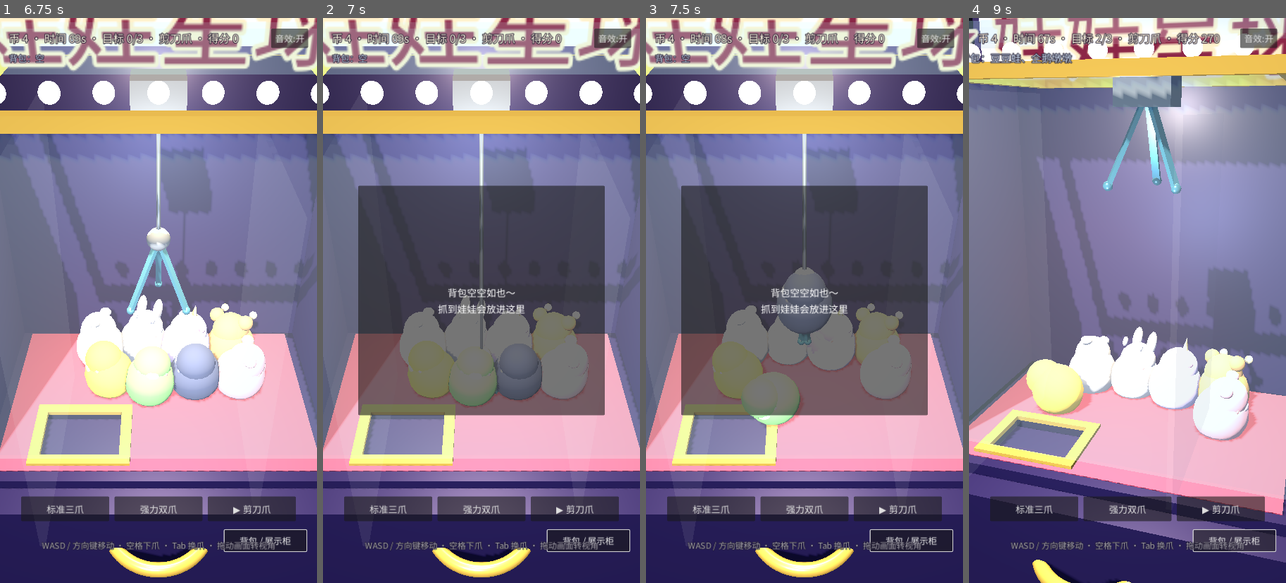
Above: before the commit, frames 1-4 (left to right).
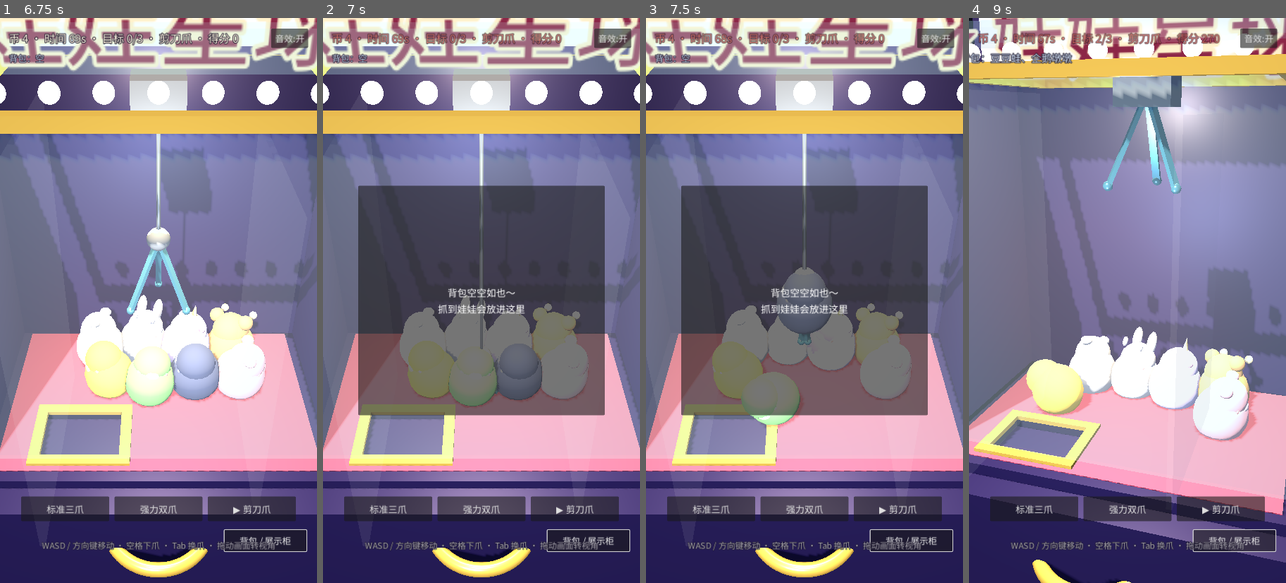
Above: after the commit, the same moments.

Repository: hl3w22bupt/myrd-playground
Game: Godot game, scene res://scenes/main.tscn
The game is run twice, just before and just after one commit, with the same random seed, the same clock (stepped at 60 frames per second) and the same inputs.
Inputs (mouse positions are in pixels of both pictures, inside the frame that each line leads up to):
- Up to frame 1 (6.75 s): click "音效:开" at 0.5 s; click "已静音" at 1.25 s; click "▶ 标准三爪" at 2 s; click "强力双爪" at 2.75 s; click "标准三爪" at 3.5 s; click "剪刀爪" at 4.25 s; click "▶ 剪刀爪" at 5 s; click "背包 / 展示柜" at 5.75 s; tap Enter (confirm) at 6.5 s; move the mouse to (228, 272) at 6.52 s; hold D (move_right) from 6.53 s (still down); hold Enter (confirm) from 6.53 s (still down); click (228, 272) at 6.67 s
- Up to frame 2 (7 s): keep holding D (move_right); keep holding Enter (confirm); tap Space at 6.77 s
- Up to frame 3 (7.5 s): release D (move_right) at 7.25 s; release Enter (confirm) at 7.25 s; drag from (741, 328) to (788, 413) at 7.27 s
- Up to frame 4 (9 s): move the mouse to (1159, 176) at 8.02 s; hold D (move_right) 8.03-8.75 s; hold Tab (switch_claw) 8.03-8.75 s; click (1159, 176) at 8.17 s; tap Enter (confirm) at 8.3 s; drag from (1111, 413) to (1032, 215) at 8.77 s

Frame 1 is identical in both runs. In frame 2, 0.5% of the frame differs, in the area x 3-76%, y 2-5%; in frame 3, 0.5%; in frame 4, 0.7%, in the area x 3-80%, y 2-5%.

Commit message:
feat(game-11): 点按画布=下爪/重开（移动端主操作路径）+ 重导出
- main.gd：点按 3D 画布触发 _confirm_primary（下爪/结算重开），与键盘 confirm、触摸「下爪」键三路共用
  - is_input_handled() 守卫：摇杆/触摸按钮命中的事件不重复触发
  - 24px 位移阈值：拖动转视角（CameraRig）不误下爪
  - 触屏设备屏蔽派生鼠标事件（emulate_mouse_from_touch）防双触发
- 移动端 UX 依据：中央裸 tap 此前无绑定动作 —— 移动端门禁 tap 后画面零变化（tapDiff=0），
  且「点哪都下爪」本就是抓娃娃机最自然的单手操作
- 本地四门禁复验全绿（preflight/smoke/fuzz/playtest），Web 导出已更新
- 壳页提示文案补「点按画面下爪」

Co-Authored-By: Claude <noreply@anthropic.com>

Diff:
--- a/games/game-11/qa/mobile/report.json
+++ b/games/game-11/qa/mobile/report.json
@@ -8,7 +8,7 @@
     "mobile": true,
     "ua": "Mozilla/5.0 (iPhone; CPU iPhone OS 17_5 like Mac OS X) AppleWebKit/605.1.15 (KHTML, like Gecko) Version/17.5 Mobile/15E148 Safari/604.1"
   },
-  "checkedAt": "2026-10-06T10:08:38.452Z",
+  "checkedAt": "2026-10-06T10:16:48.712Z",
   "checks": [
     {
       "id": "network",
@@ -67,15 +67,15 @@
     {
       "id": "fps",
       "label": "FPS ≥ 8（swiftshader 软渲染口径）",
-      "status": "fail",
-      "detail": "实测 3 fps"
+      "status": "pass",
+      "detail": "实测 9 fps"
     }
   ],
   "metrics": {
     "colorCount": 24,
     "idleDiff": 394,
     "tapDiff": 0,
-    "fps": 3,
+    "fps": 9,
     "scrollWidth": 390,
     "clientWidth": 390,
     "hasViewportMeta": true
--- a/games/game-11/scripts/main.gd
+++ b/games/game-11/scripts/main.gd
@@ -12,6 +12,10 @@
 const SPAWN_JITTER: float = 0.045
 ## BGM 音量（线性）。
 const BGM_VOLUME_DB: float = -9.0
+## 点按画布判定的位移阈值（px）：起点-终点距离 ≤ 该值算点按（下爪），超过算拖动转视角。
+const TAP_SLOP_PX: float = 24.0
+## 鼠标点按在 _tap_starts 里的伪索引（与触摸 index 空间隔离，防互踩）。
+const MOUSE_TAP_INDEX: int = -1
 
 @onready var claw: Claw = $Claw
 @onready var machine: Machine = $Machine
@@ -30,13 +34,15 @@
 
 var _bgm: AudioStreamPlayer
 var _move_hint: String = "WASD / 方向键移动 · 空格下爪 · Tab 换爪 · 拖动画面转视角"
+## 进行中的点按起点（触摸 index → 起点；鼠标用 MOUSE_TAP_INDEX）。
+var _tap_starts: Dictionary = {}
 
 
 func _ready() -> void:
 	_setup_environment()
 	if DisplayServer.is_touchscreen_available():
 		touch_ui.visible = true
-		_move_hint = "摇杆移动 · 「下爪」键下爪/重开 · 「换爪」键切换爪型 · 拖动画面转视角"
+		_move_hint = "摇杆移动 · 点按画面/「下爪」键下爪/重开 · 「换爪」键切换爪型 · 拖动画面转视角"
 	hint_label.text = _move_hint
 	_setup_bgm()
 	_connect_signals()
@@ -122,19 +128,51 @@
 
 
 func _unhandled_input(event: InputEvent) -> void:
+	# 摇杆/触摸按钮命中后事件已标记 handled（反向传播下它们先于 Main 收到），
+	# 这里守卫掉 —— 点按画布的判定只吃「落在 3D 场景上的裸点按」。
+	if get_viewport().is_input_handled():
+		return
 	if event.is_action_pressed("switch_claw"):
 		GameState.switch_claw()
 		Juice.sfx(&"confirm")
 	elif event.is_action_pressed("confirm"):
-		if GameState.phase == GameState.Phase.RESULT:
-			GameState.start_round()
-			Juice.sfx(&"confirm")
-		elif GameState.phase == GameState.Phase.PLAYING:
-			if claw.try_drop():
-				Juice.sfx(&"drop")
-			else:
-				Juice.sfx(&"fail")
-				Juice.flash(hud_label, Color(1.0, 0.4, 0.4, 0.6))
+		_confirm_primary()
+	elif event is InputEventScreenTouch:
+		# 点按画布 = 主动作（下爪/结算重开）：移动端单手主路径，与「下爪」键同义。
+		# 位移超过 TAP_SLOP_PX 的判定为拖动转视角（CameraRig 的职责），不下爪。
+		var touch := event as InputEventScreenTouch
+		if touch.pressed:
+			_tap_starts[touch.index] = touch.position
+		elif _tap_starts.has(touch.index):
+			var start: Vector2 = _tap_starts[touch.index]
+			_tap_starts.erase(touch.index)
+			if start.distance_to(touch.position) <= TAP_SLOP_PX:
+				_confirm_primary()
+	elif event is InputEventMouseButton and not DisplayServer.is_touchscreen_available():
+		# 桌面鼠标点按同义（触屏设备跳过：触摸事件已被上面处理，
+		# emulate_mouse_from_touch 的派生鼠标事件不得二次触发）。
+		var mb := event as InputEventMouseButton
+		if mb.button_index == MOUSE_BUTTON_LEFT:
+			if mb.pressed:
+				_tap_starts[MOUSE_TAP_INDEX] = mb.position
+			elif _tap_starts.has(MOUSE_TAP_INDEX):
+				var mouse_start: Vector2 = _tap_starts[MOUSE_TAP_INDEX]
+				_tap_starts.erase(MOUSE_TAP_INDEX)
+				if mouse_start.distance_to(mb.position) <= TAP_SLOP_PX:
+					_confirm_primary()
+
+
+## 主动作（下爪 / 结算重开）：键盘 confirm、触摸「下爪」按钮、点按画布三路共用。
+func _confirm_primary() -> void:
+	if GameState.phase == GameState.Phase.RESULT:
+		GameState.start_round()
+		Juice.sfx(&"confirm")
+	elif GameState.phase == GameState.Phase.PLAYING:
+		if claw.try_drop():
+			Juice.sfx(&"drop")
+		else:
+			Juice.sfx(&"fail")
+			Juice.flash(hud_label, Color(1.0, 0.4, 0.4, 0.6))
 
 
 ## ── 布货与复位 ──
Not shown, added: games/game-11/export/web/index.apple-touch-icon.png.import
Not shown, added: games/game-11/export/web/index.icon.png.import
Not shown, added: games/game-11/export/web/index.png.import
Binary file changed: games/game-11/qa/mobile/phase-joystick.png
Not shown, added: games/game-11/qa/mobile/phase-joystick.png.import
Binary file changed: games/game-11/qa/mobile/phase-load.png
Not shown, added: games/game-11/qa/mobile/phase-load.png.import
Binary file changed: games/game-11/qa/mobile/phase-tap.png
Not shown, added: games/game-11/qa/mobile/phase-tap.png.import
Not shown, changed: games/game-11/export/web/index.html
Not shown, changed: games/game-11/export/web/index.pck
Not shown, changed: server/src/game-page.ts
